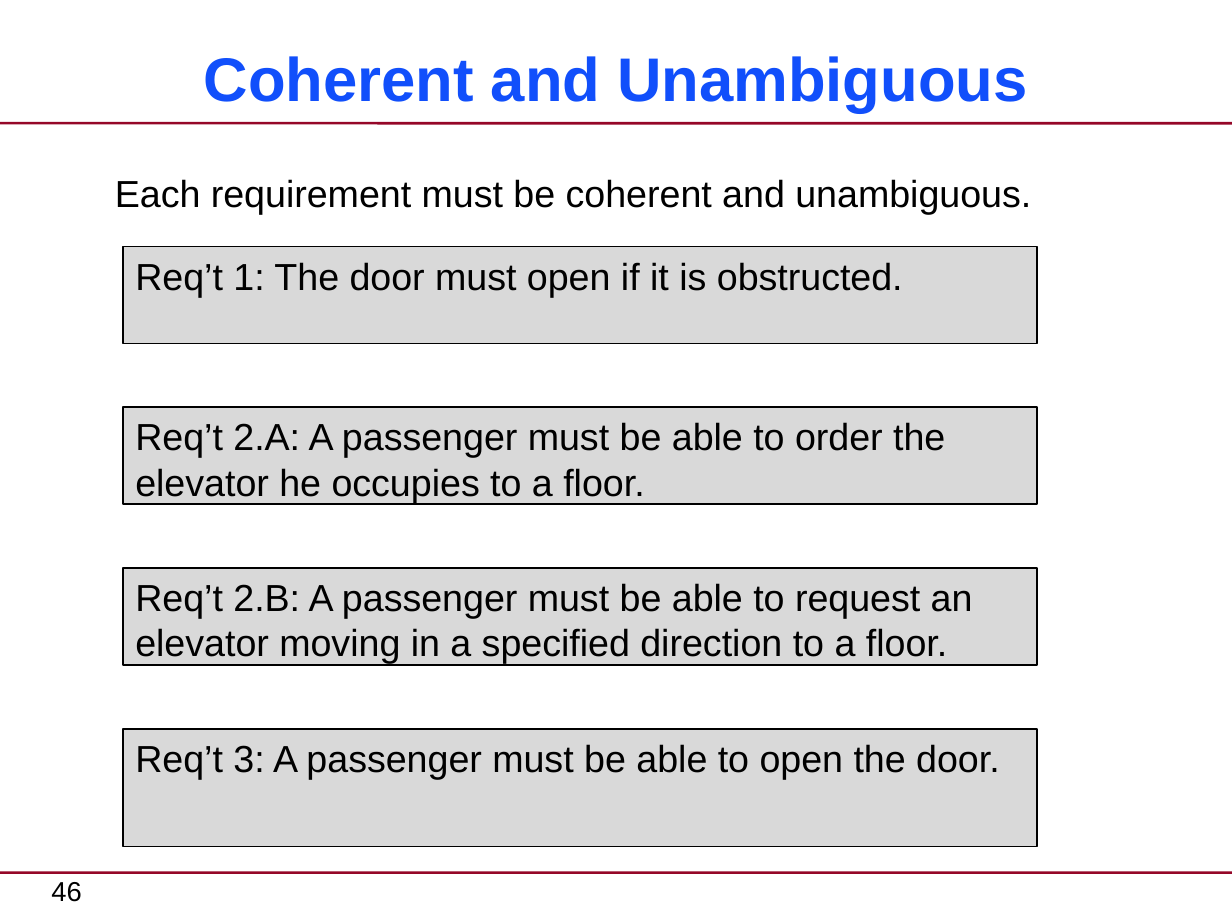
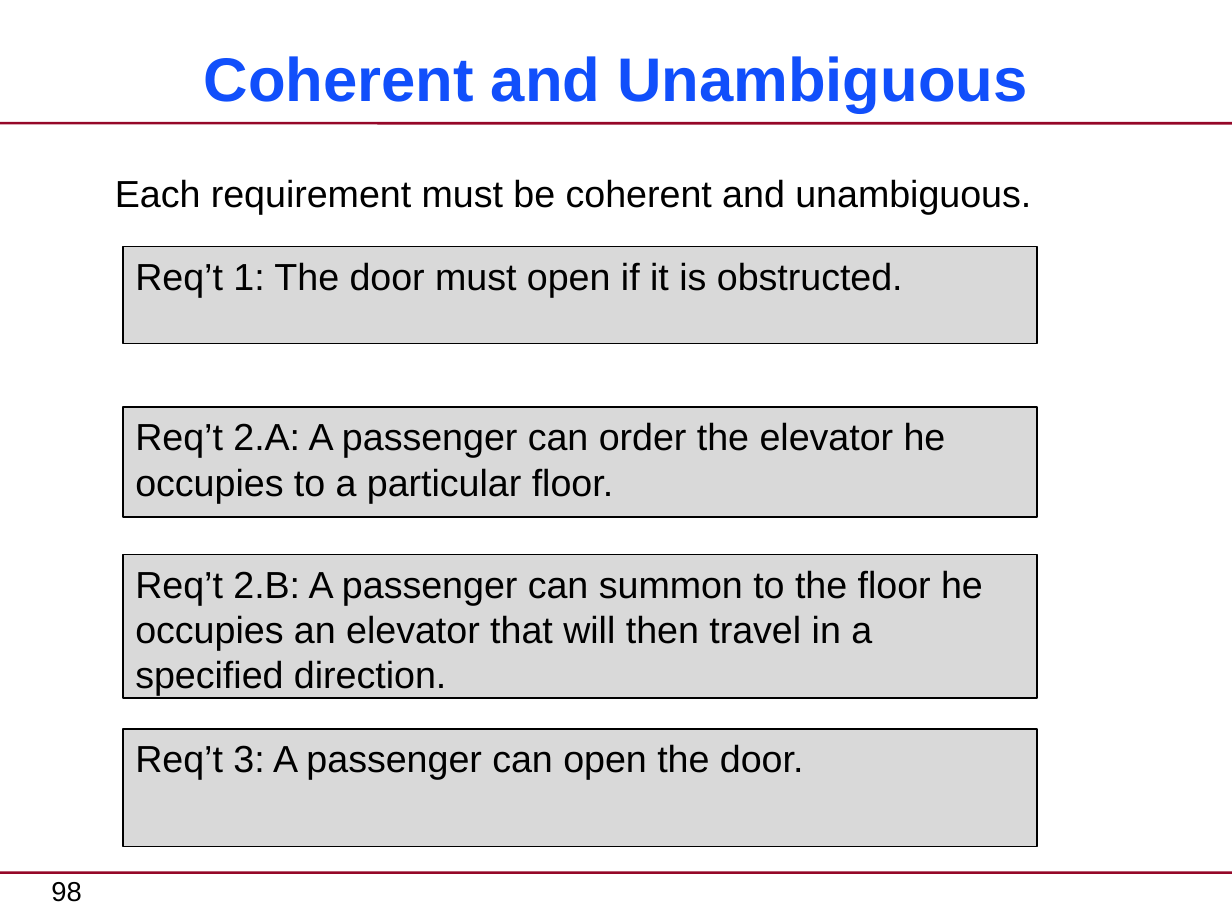
Before and after one commit to xtuml/training, a slide deck: slide 98 of courses/xtUML-Modeling/Requirements-Clarification/RequirementsClarification-CourseSlides.pptx (slide 46 before the commit). Drawn at 1232x924 pixels with LibreOffice and Linux fonts; fonts in the diff are those of the drawing. Boxes give left, top, right and bottom in pixels: in the first picture for what was removed or moved away, otherwise in the second. Text is boxed around its words. In the diff, an @@ line names an element or a change of style, - is before the commit and + after.

```diff
--- a/courses/xtUML-Modeling/Requirements-Clarification/RequirementsClarification-CourseSlides.pptx
+++ b/courses/xtUML-Modeling/Requirements-Clarification/RequirementsClarification-CourseSlides.pptx
@@ rectangle "Req’t 2.A: A passenger can ...": place and size @@
-rectangle "Req’t 2.A: A passenger can ..." at (123,408,1037,505)
+rectangle "Req’t 2.A: A passenger can ..." at (123,408,1037,517)
@@ text in rectangle at (135,422,946,503): text changed @@
-Req’t 2.A: A passenger must be able to order the elevator he occupies to a floor.
+Req’t 2.A: A passenger can order the elevator he occupies to a particular floor.
@@ rectangle "Req’t 2.B: A passenger can ...": place and size @@
-rectangle "Req’t 2.B: A passenger can ..." at (123,568,1037,665)
+rectangle "Req’t 2.B: A passenger can ..." at (123,554,1037,699)
@@ text in rectangle at (135,570,983,695): text changed @@
-Req’t 2.B: A passenger must be able to request an elevator moving in a specified direction to a floor.
+Req’t 2.B: A passenger can summon to the floor he occupies an elevator that will then travel in a specified direction.
@@ text in rectangle at (135,744,804,780): text changed @@
-Req’t 3: A passenger must be able to open the door.
+Req’t 3: A passenger can open the door.
@@ page number at (51,882,81,902): text changed @@
-46
+98
```
Also in this commit, not shown: 44 other slides changed, 17 slides added, 34 slides removed.
